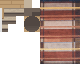
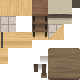
Before/after of a w=80, h=80 layered artwork. What changed in the layer stack:
removed layer "Layer 1" over <box>0,0,80,64</box>
added layer "Layer 7" above "Layer 6" over <box>40,64,48,72</box>
added layer "Layer 6" above "Layer 5" over <box>32,64,80,80</box>
added layer "Layer 5" above "Layer 4" over <box>34,53,80,80</box>
added layer "Layer 4" above "Layer 2" over <box>48,48,80,80</box>
added layer "Layer 2" over <box>0,0,80,64</box>
